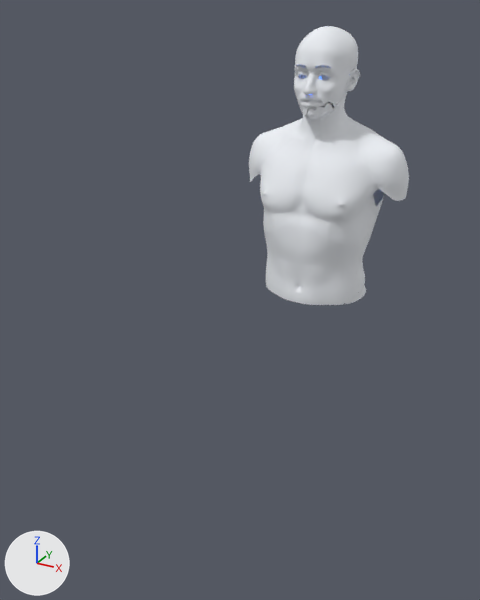
Two versions of the glTF model public/models/atmen-anatomy.glb, one commit apart.
Camera for both pictures: a camera (50 mm lens) standing at (0.702, -1.741, 1.753) and looking at (-0.28, 0.044, 0.86). Arrows for +X, +Y and +Z are at lower left; the lights stay in place. The older version comes first. Where no turn or scale is listed for an object, it has been applied to the vertices.

In view in the first picture: 'Abdomen', 'Body_Shell', 'Head'.
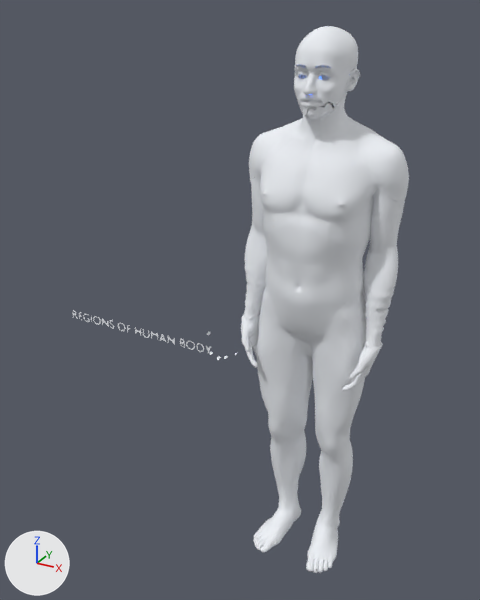
Edits to the bpy script that builds the scene:
```text
Add me_legs:
    me_legs.from_pydata(...)  # 7415 vertices, 13898 faces; spans x -0.643..0.643, y -0.147..0.147, z -0.488..0.488
    me_legs.materials.append(mat_skin)  # white #eef1f6
Add me_arms:
    me_arms.from_pydata(...)  # 6127 vertices, 11993 faces; spans x -0.243..0.243, y -0.11..0.11, z -0.326..0.326
    me_arms.materials.append(mat_skin)  # white #eef1f6
Add ob_legs:
    ob_legs = bpy.data.objects.new('Legs', me_legs)
    ob_legs.location = (-0.353, 0.001, 0.487)
Add ob_arms:
    ob_arms = bpy.data.objects.new('Arms', me_arms)
    ob_arms.location = (0.0, 0.002, 1.027)
```

Changed parts and their boxes (x1, y1, x2, y2) in the pictures (480 x 600 px):
'Legs', added
    after: (72, 287, 367, 573)
'Arms', added
    after: (241, 174, 405, 391)
